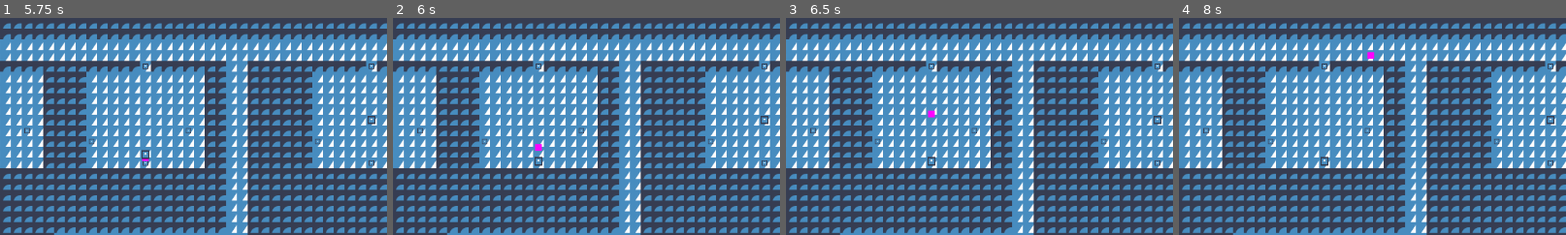
Above: before the commit, frames 1-4 (left to right).
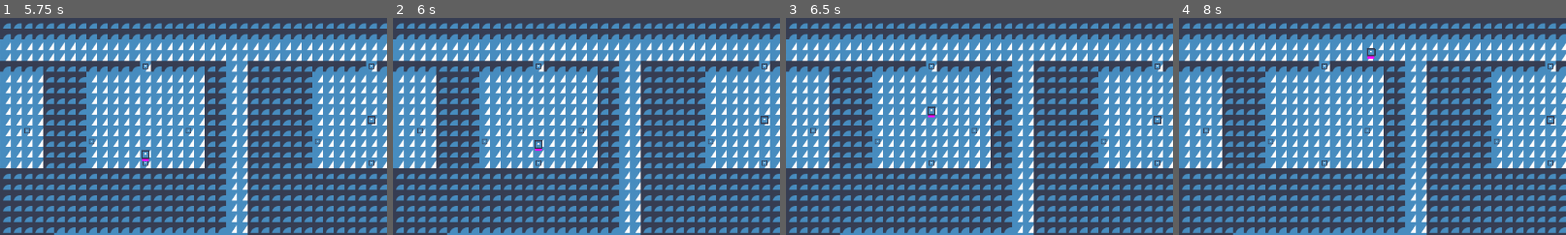
Above: after the commit, the same moments.

Repository: Nathpett/City-Navigation-Project
Game: Godot game, scene res://main.tscn
Same seed, same stepped clock (60 frames per second), same inputs: the game is played once before the commit and once after it. The engine's default icon, where the game draws it, is replaced by a stand-in: a white triangle on a blue panel in a dark square.
Inputs:
- Up to frame 1 (5.75 s): tap Enter at 0.5 s; tap Space at 5 s
- Up to frame 2 (6 s): tap Enter at 5.75 s
- Up to frame 3 (6.5 s): no input
- Up to frame 4 (8 s): tap Space at 6.5 s; tap Enter at 7.25 s
The pictures show only the part of the screen within x 17-67%, y 0-50%; the shares and areas given below are measured in that part.

Frame 1 is identical in both runs. In frame 2, 0.1% of the frame differs, in the area x 36-39%, y 56-69%; in frame 3, 0.1%; in frame 4, 0.2%, in the area x 36-51%, y 13-69%.

Commit message:
still playing with ai

Diff:
--- a/state/npc_states/porter.gd
+++ b/state/npc_states/porter.gd
@@ -1 +1,5 @@
 extends State
+
+
+func enter() -> void:
+	super.enter()
--- a/state/npc_states/wander.gd
+++ b/state/npc_states/wander.gd
@@ -1,14 +1,20 @@
-class_name WanderState
+class_name WanderState # TODO RENAME TO WANDER SEEK
 extends State
+
+# State makes NPC wander city until it finds a specific object
 
 var target_building
 var stops: Array
 var last_thing_seeked = null
+var seek_criteria: String
+
 
 func enter() -> void:
 	super.enter()
 	state_owner.get_node("NavigationAgent2D").connect("navigation_finished", Callable(self, "_on_state_owner_navigation_finished"))
 	stops = []
+
+	seek_criteria = parameters.get("seet_criteria", "thing")
 
 
 func _physics_process(_delta):
@@ -20,8 +26,8 @@
 		return
 	things_seen.shuffle()
 	for thing in things_seen:
-		if thing != last_thing_seeked and thing: # if thing meets search criteria TODO
-			push_state.call("seek", {"target": thing})
+		if thing.get_script().get_path().get_file().get_basename() == seek_criteria:
+			push_state.call("seek", {"target": thing}) # TODO EXIT STATE BUT SOMEHOW KEEP KNOWLEDGE OF SOUGHT THING!
 			last_thing_seeked = thing
 			return
 
--- a/state/state.gd
+++ b/state/state.gd
@@ -10,7 +10,7 @@
 
 var state_owner
 var push_state
-var parameters
+var parameters: Dictionary = {}
 
 
 func _ready():
--- a/state/state_machine.gd
+++ b/state/state_machine.gd
@@ -19,7 +19,10 @@
 	state.push_state = Callable(self, "push_state")
 	state.connect("state_concluded", Callable(self, "_on_state_concluded"))
 	add_child(state)
-	state.parameters = parameters
+	if parameters == null:
+		parameters = {}
+	else:
+		state.parameters = parameters
 	state.enter()
 
 
--- /dev/null
+++ b/state/thing_states/stored.gd
@@ -0,0 +1,15 @@
+extends State
+
+
+func enter() -> void:
+	var see_hit_box: Area2D = state_owner.get_node("SeeHitBox")
+	see_hit_box.collision_layer = 0
+
+	state_owner.connect("drop", Callable(self, "_on_drop"))
+	state_owner.visible = false
+
+
+func exit() -> void:
+	var see_hit_box: Area2D = state_owner.get_node("SeeHitBox")
+	see_hit_box.collision_layer = 2
+	state_owner.visible = true
--- /dev/null
+++ b/things/box.gd
@@ -0,0 +1,14 @@
+extends Thing
+
+@export var storage_capacity = 3
+
+var store_stack: Array = []
+
+
+func store(thing: Thing) -> void:
+	store_stack.append(thing)
+	thing.push_state("stored")
+
+
+func can_store() -> bool:
+	return storage_capacity != len(store_stack)
